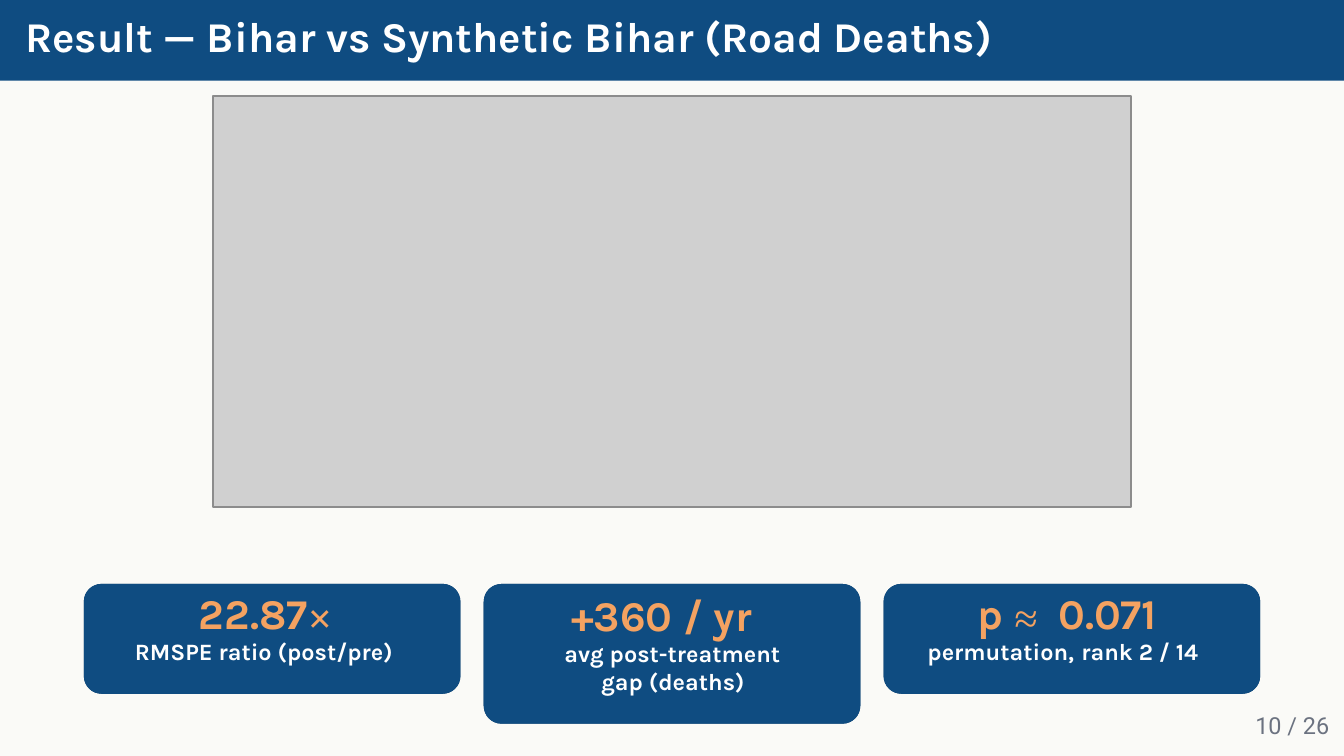
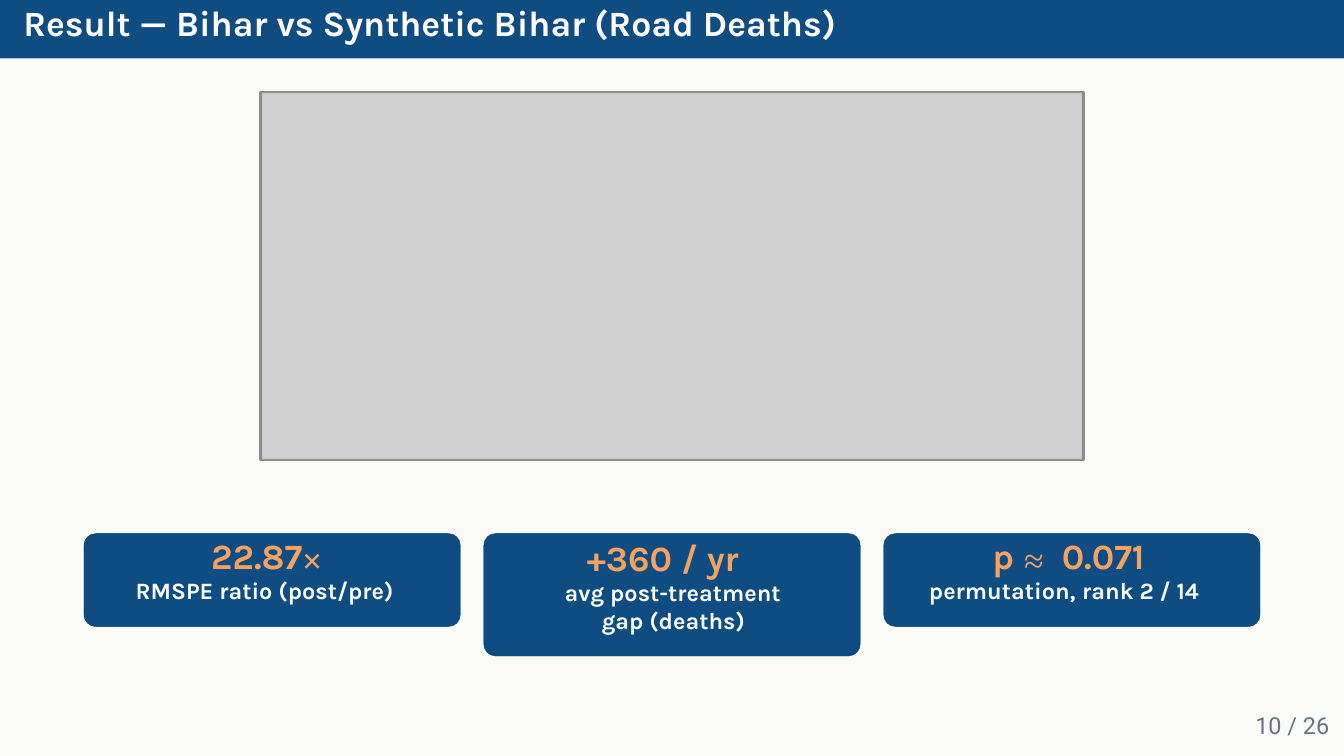
Before and after one commit to amsorrytola/scm-policy-india-, a slide deck: slide 10 of presentation/slides.pptx. Drawn at 1344x756 pixels with LibreOffice and Linux fonts; fonts in the diff are those of the drawing; grey boxes stand for pictures. Boxes give left, top, right and bottom in pixels: in the first picture for what was removed or moved away, otherwise in the second. Text is boxed around its words. In the diff, an @@ line names an element or a change of style, - is before the commit and + after.

```diff
--- a/presentation/slides.pptx
+++ b/presentation/slides.pptx
@@ freeform shape: place and size @@
-freeform shape at (0,0,1344,81)
+freeform shape at (0,0,1344,58)
@@ text "Result — Bihar vs Synthetic ...": place and size @@
-text "Result — Bihar vs Synthetic ..." at (25,20,992,63)
+text "Result — Bihar vs Synthetic ..." at (23,9,836,45)
@@ picture: place and size @@
-picture at (213,96,1131,508)
+picture at (260,92,1084,461)
@@ freeform shape: place and size @@
-freeform shape at (83,585,459,693)
+freeform shape at (83,533,459,627)
@@ freeform shape: place and size @@
-freeform shape at (83,585,459,693)
+freeform shape at (83,533,459,627)
@@ text "22.87": place and size @@
-text "22.87" at (199,601,308,630)
+text "22.87" at (211,545,302,570)
@@ size 14.3 to 12 pt in 7 elements at (211,545,302,570), (1062,545,1145,570), (587,547,739,580), (23,9,836,45), (992,551,1014,578), (1024,538,1060,587), (301,538,337,587) @@
@@ text "×": place and size @@
-text "×" at (307,591,350,649)
+text "×" at (301,538,337,587)
@@ freeform shape: place and size @@
-freeform shape at (484,585,860,723)
+freeform shape at (484,533,860,655)
@@ freeform shape: place and size @@
-freeform shape at (484,585,860,723)
+freeform shape at (484,533,860,655)
@@ text "+360 / yr": place and size @@
-text "+360 / yr" at (571,603,752,642)
+text "+360 / yr" at (587,547,739,580)
@@ freeform shape: place and size @@
-freeform shape at (883,585,1259,693)
+freeform shape at (883,533,1259,627)
@@ freeform shape: place and size @@
-freeform shape at (883,585,1259,693)
+freeform shape at (883,533,1259,627)
@@ text "p": place and size @@
-text "p" at (978,608,1004,639)
+text "p" at (992,551,1014,578)
@@ text "≈": place and size @@
-text "≈" at (1013,591,1056,649)
+text "≈" at (1024,538,1060,587)
@@ text "0.071": place and size @@
-text "0.071" at (1058,601,1157,630)
+text "0.071" at (1062,545,1145,570)
@@ text "RMSPE ratio (post/pre)": place and size @@
-text "RMSPE ratio (post/pre)" at (135,642,393,666)
+text "RMSPE ratio (post/pre)" at (136,581,393,605)
@@ 4 texts: place and size @@
-4 texts at (564,641,1198,696)
+4 texts at (565,582,1199,635)
```
Also in this commit, not shown: 25 other slides changed, 2 other files.
